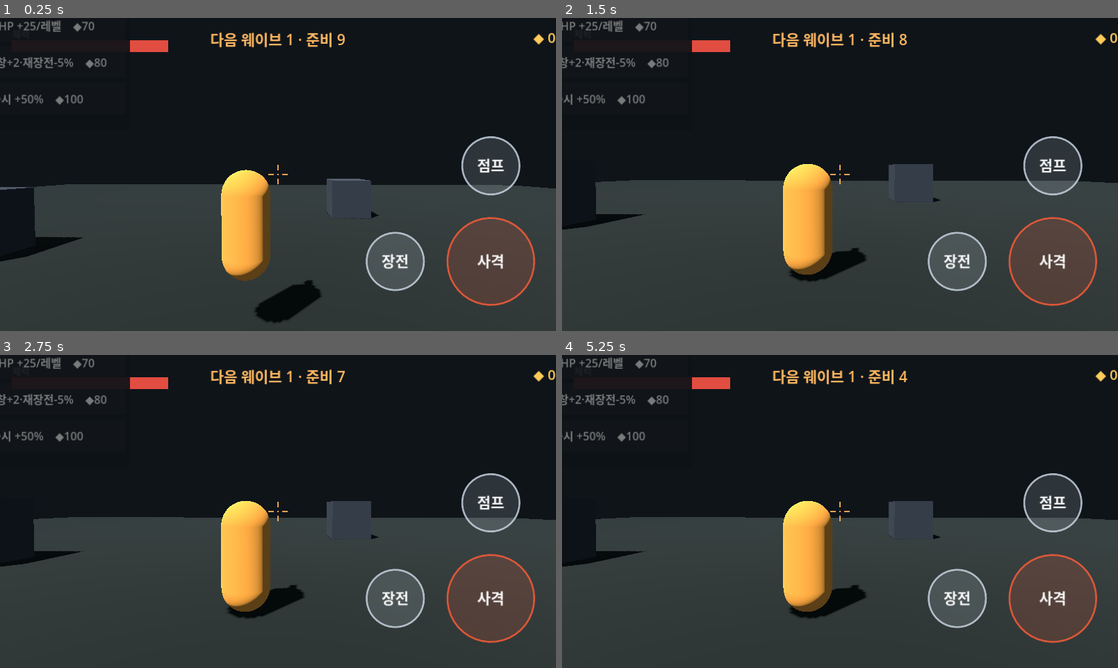
Above: before the commit, frames 1-4 (two rows, left to right).
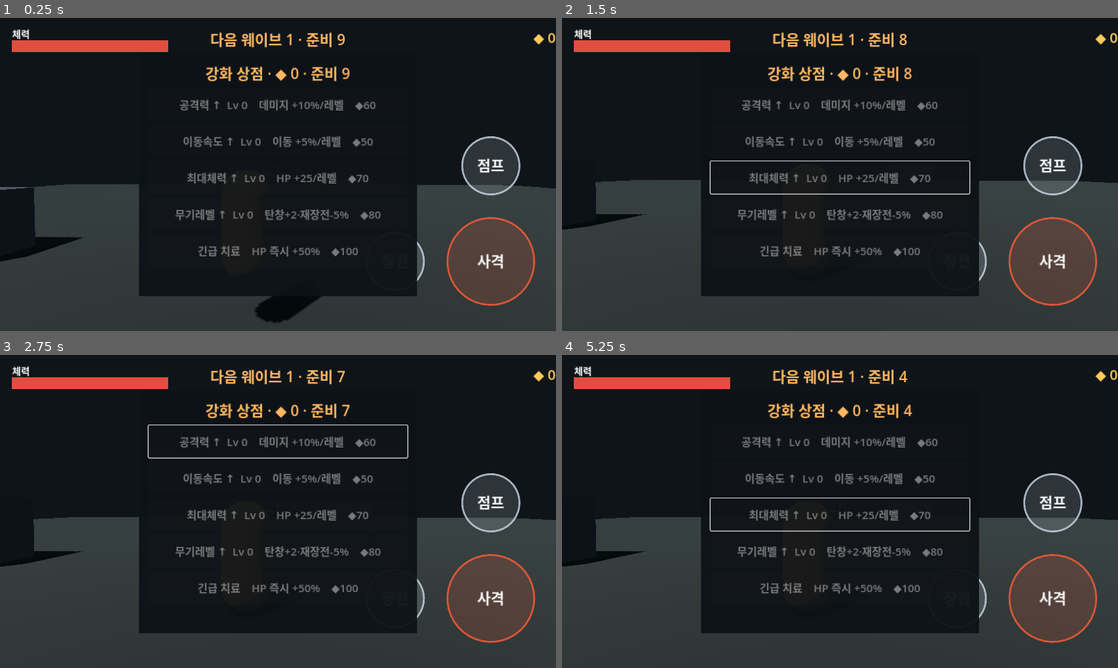
Above: after the commit, the same moments.

Repository: jjongjjongs/Reborn
Game: Godot game, scene res://Main.tscn
Same seed, same stepped clock (60 frames per second), same inputs: the game is played once before the commit and once after it.
Inputs (mouse positions are in pixels of both pictures, inside the frame that each line leads up to):
- Up to frame 1 (0.25 s): no input
- Up to frame 2 (1.5 s): move the mouse to (962, 158) at 0.52 s; click (962, 158) at 0.67 s; tap Enter at 1.25 s; drag from (728, 190) to (812, 237) at 1.27 s
- Up to frame 3 (2.75 s): tap Space at 2 s; move the mouse to (333, 442) at 2.02 s; click (333, 442) at 2.17 s
- Up to frame 4 (5.25 s): tap Enter at 2.75, 4.25 s; drag from (812, 574) to (673, 464) at 2.77 s; tap Space at 3.5, 5 s; move the mouse to (1006, 558) at 3.52 s; click (1006, 558) at 3.67 s; drag from (673, 464) to (756, 433) at 4.27 s; move the mouse to (867, 511) at 5.02 s; click (867, 511) at 5.17 s

The runs differ from the first frame. In frame 1, 21% of the frame differs, in the area x 0-75%, y 0-89%; in frame 2, 22%; in frame 3, 22%; in frame 4, 22%.

Commit message:
M4b: fix upgrade-shop layout (center from viewport, not nested anchors)
The shop panel collapsed into the top-left (nested center-anchors resolved
against a zero-size parent rect). Lay the panel + button list out explicitly
from get_viewport() size, recentering on resize, so it sits centered at any
resolution.

Co-Authored-By: Claude Opus 4.8 <noreply@anthropic.com>
Claude-Session: https://claude.ai/code/session_017gCHGQkLFHx2VS6S1QuV14

Diff:
--- a/game/shop.gd
+++ b/game/shop.gd
@@ -1,8 +1,9 @@
 class_name UpgradeShop
 extends Control
 ## M4 in-run upgrade shop. Visible during prep; spend points on escalating
-## upgrades (PVENET2 model). Buttons are GUI (TouchInput is suppressed while
-## the shop is open via Controls.shop_open), so taps are clean.
+## upgrades (PVENET2 model). Buttons are GUI (TouchInput is suppressed while the
+## shop is open via Controls.shop_open). Laid out from the viewport size so it
+## stays centered regardless of device resolution.
 
 const UPG := [
 	{"id": "atk", "name": "공격력 ↑", "effect": "데미지 +10%/레벨", "base": 60, "mul": 1.5, "max": 10},
@@ -11,41 +12,51 @@
 	{"id": "wp", "name": "무기레벨 ↑", "effect": "탄창+2·재장전-5%", "base": 80, "mul": 1.6, "max": 5},
 	{"id": "heal", "name": "긴급 치료", "effect": "HP 즉시 +50%", "base": 100, "mul": 1.0, "max": -1},
 ]
+const PANEL_W := 640.0
+const PANEL_H := 560.0
 
-var _rows: Array = []   # [{btn, upg}]
+var _panel: ColorRect
+var _vb: VBoxContainer
 var _title: Label
+var _rows: Array = []
 
 func _ready() -> void:
-	set_anchors_preset(Control.PRESET_FULL_RECT)
 	mouse_filter = Control.MOUSE_FILTER_IGNORE
-	var panel := ColorRect.new()
-	panel.color = Color(0.05, 0.07, 0.09, 0.92)
-	panel.anchor_left = 0.5; panel.anchor_right = 0.5; panel.anchor_top = 0.5; panel.anchor_bottom = 0.5
-	panel.offset_left = -300; panel.offset_right = 300; panel.offset_top = -260; panel.offset_bottom = 260
-	add_child(panel)
+	_panel = ColorRect.new()
+	_panel.color = Color(0.05, 0.07, 0.09, 0.95)
+	add_child(_panel)
 
-	var vb := VBoxContainer.new()
-	vb.anchor_left = 0.5; vb.anchor_right = 0.5; vb.anchor_top = 0.5; vb.anchor_bottom = 0.5
-	vb.offset_left = -290; vb.offset_right = 290; vb.offset_top = -250; vb.offset_bottom = 250
-	vb.add_theme_constant_override("separation", 10)
-	add_child(vb)
+	_vb = VBoxContainer.new()
+	_vb.add_theme_constant_override("separation", 10)
+	add_child(_vb)
 
 	_title = Label.new()
 	_title.text = "강화 상점"
 	_title.add_theme_font_size_override("font_size", 34)
 	_title.add_theme_color_override("font_color", Color(1.0, 0.72, 0.38))
 	_title.horizontal_alignment = HORIZONTAL_ALIGNMENT_CENTER
-	vb.add_child(_title)
+	_vb.add_child(_title)
 
 	for upg in UPG:
 		var b := Button.new()
-		b.add_theme_font_size_override("font_size", 26)
+		b.add_theme_font_size_override("font_size", 25)
 		b.custom_minimum_size = Vector2(0, 74)
 		b.pressed.connect(_buy.bind(upg))
-		vb.add_child(b)
+		_vb.add_child(b)
 		_rows.append({"btn": b, "upg": upg})
 
 	visible = false
+	_relayout()
+	get_viewport().size_changed.connect(_relayout)
+
+func _relayout() -> void:
+	var vp := get_viewport().get_visible_rect().size
+	var x := (vp.x - PANEL_W) * 0.5
+	var y := (vp.y - PANEL_H) * 0.5
+	_panel.position = Vector2(x, y)
+	_panel.size = Vector2(PANEL_W, PANEL_H)
+	_vb.position = Vector2(x + 22, y + 20)
+	_vb.size = Vector2(PANEL_W - 44, PANEL_H - 40)
 
 func _lv(id: String) -> int:
 	match id:
Not shown, changed: game/export_presets.cfg
